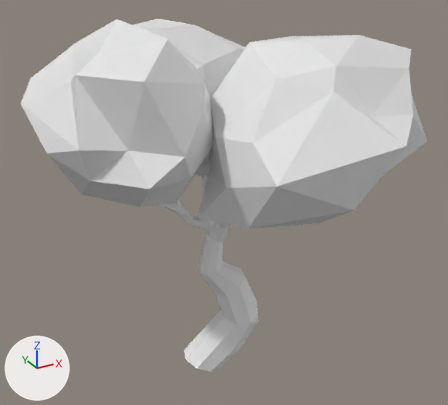
The FBX model UnFamiliar/Assets/Art/ForestTrees/JTutorBushyTree.fbx as it was, and as the next commit left it.
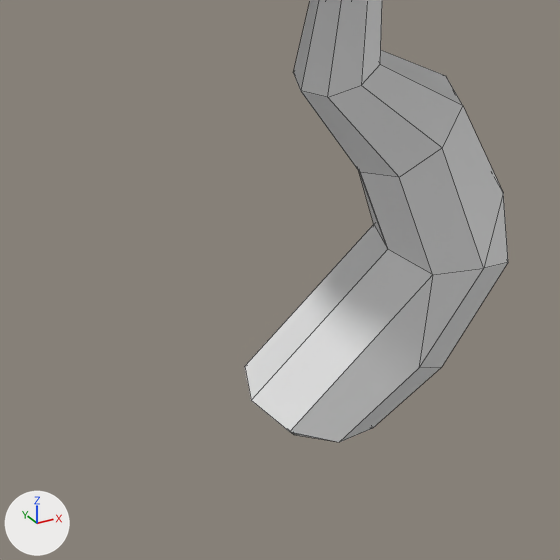
There are two pictures of each version: one whole from a 50 mm lens placed at (-26.1, -56.2, 9.5), pointed at (-2.0, -12.5, -12.3), one close up on the part from 26% to 61% of the width and 61% to 100% of the height. Lighting does not change. The marker at lower left points along +X, +Y and +Z. The close-ups show mesh edges as thin lines. Where no turn or scale is listed for an object, it has been applied to the vertices.
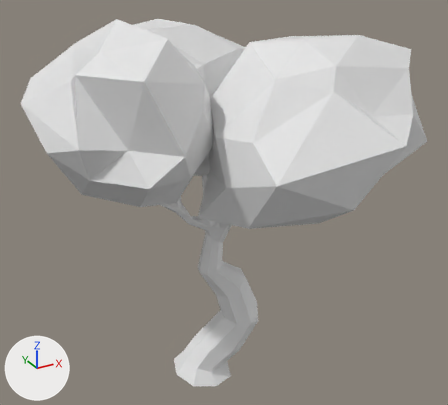
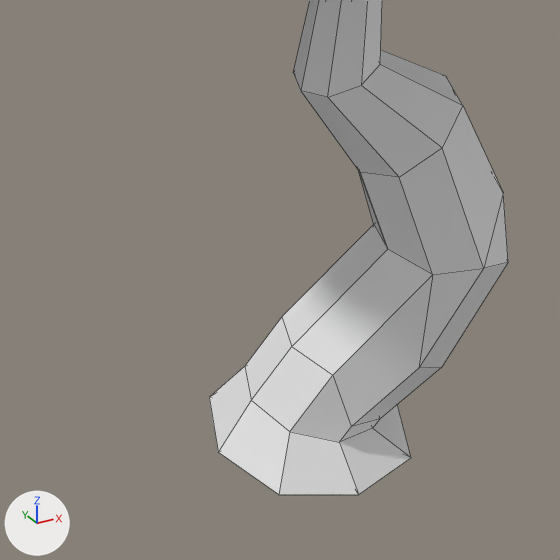
Where the newer file only moved an object's origin or applied its transform, the numbers keep the older frame.

Changed parts and their boxes (x1, y1, x2, y2) in the close-ups (560 x 560 px):
'Plane', reshaped: before (245, 0, 508, 442); after (209, 0, 508, 495)
part 1 of me_tree1, built on: before (245, 224, 441, 442); after (209, 224, 441, 495)

The change, as a diff of the scene's bpy script:
```diff
--- a/UnFamiliar/Assets/Art/ForestTrees/JTutorBushyTree.fbx.py
+++ b/UnFamiliar/Assets/Art/ForestTrees/JTutorBushyTree.fbx.py
@@ me_tree1 @@
 # used by ob_plane; location = (-4.9, -13.28, -28.08)
-me_tree1.from_pydata(...)  # 272 vertices, 411 faces; spans x -12.4..16.6, y -13.7..15.7, z -0.3..31.9
+me_tree1.from_pydata(...)  # 293 vertices, 426 faces; spans x -12.4..16.6, y -13.7..15.7, z -1.0..31.9
+# me_tree1 part 1
+# 3 vertices are removed from x -1.1..-0.1, y -0.8..1.4, z 0.1..0.4
+# 17 faces are deleted
+# 24 vertices are added at x -2.6..3.0, y -2.7..3.2, z -1.0..2.4
+# 32 new faces join them
```
